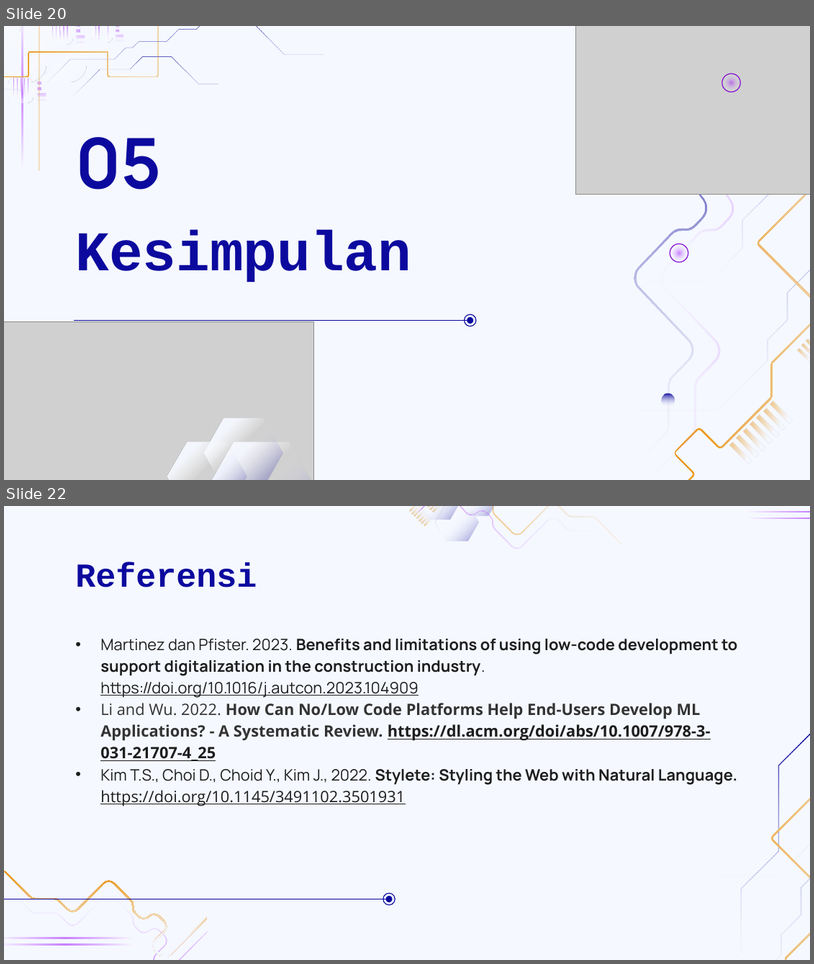
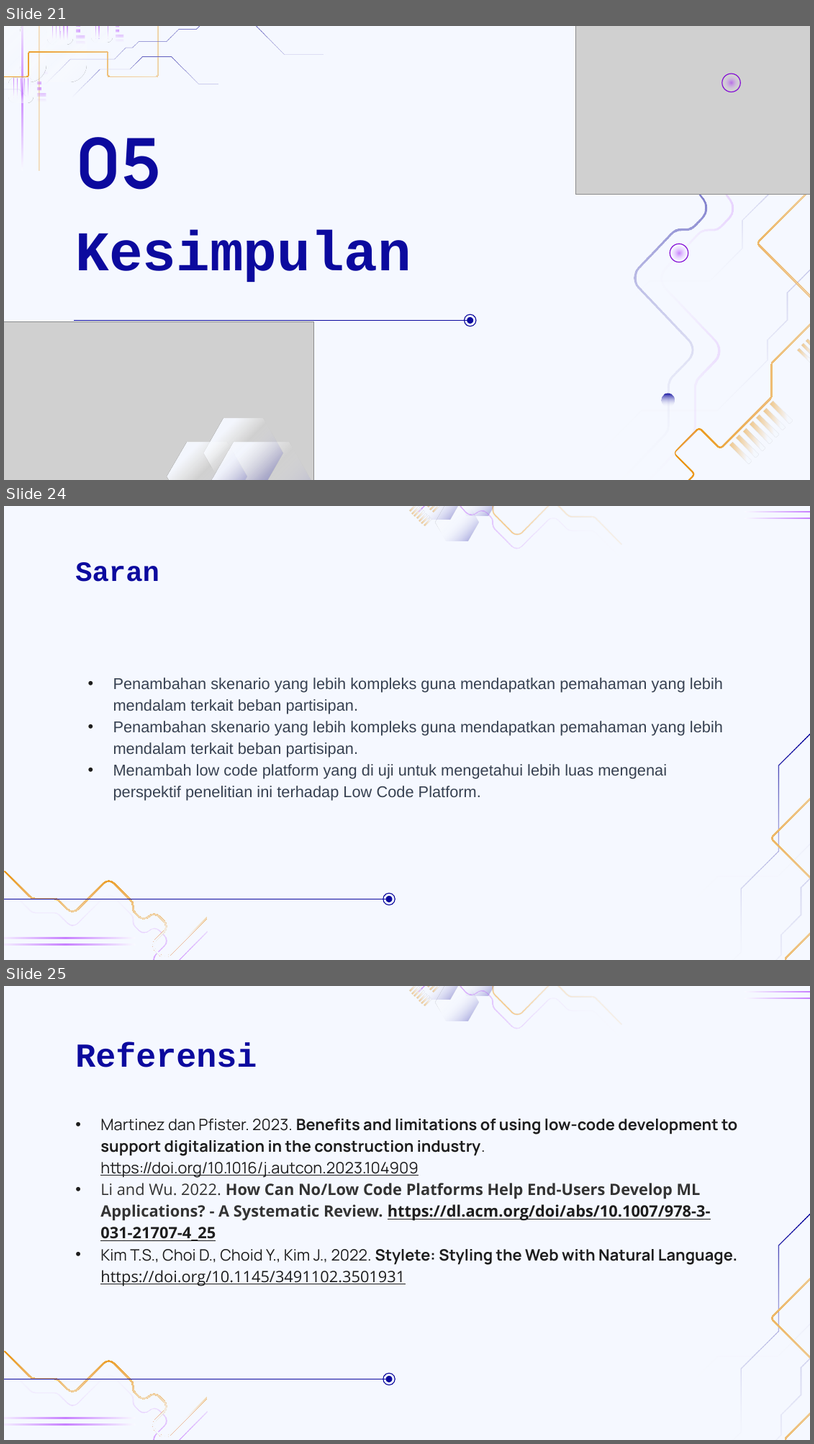
Before and after one commit to tdimk2023p/final-project-nrahmatd, a slide deck: Power Point/Low Code Platform for Improve Human Interaction.pptx. Shown one above the other, each under a label of ours: slides 20 and 22 before the commit, slides 21, 24 and 25 after it; the slides between them are not shown. The pictures are 814x964 and 814x1444 pixels, drawn with LibreOffice and Linux fonts; fonts in the diff are those of the drawing; grey boxes stand for pictures; background and template pictures are left out. Boxes give left, top, right and bottom in pixels: in the first picture for what was removed or moved away, otherwise in the second. Text is boxed around its words. In the diff, an @@ line names an element or a change of style, - is before the commit and + after.

```diff
--- a/Power Point/Low Code Platform for Improve Human Interaction.pptx
+++ b/Power Point/Low Code Platform for Improve Human Interaction.pptx
@@ slide 24 added at (4, 506, 810, 960), background #F5F8FF; not listed: 23 template elements that a slide beside it also shows @@
@@ title added at (75, 562, 160, 582), 25 pt, text #0C0A9E, bold @@
+Saran
@@ subtitle added at (113, 677, 723, 800), 14 pt, text #374151 @@
+• Penambahan skenario yang lebih kompleks guna mendapatkan pemahaman yang lebih mendalam terkait beban partisipan.
+• Penambahan skenario yang lebih kompleks guna mendapatkan pemahaman yang lebih mendalam terkait beban partisipan.
+• Menambah low code platform yang di uji untuk mengetahui lebih luas mengenai perspektif penelitian ini terhadap Low Code Platform.
@@ group added at (4, 870, 395, 960): 2 freeform shapes, 2 ellipses, 1 line @@
@@ what was slide 20 is now slide 21 @@
@@ what was slide 22 is now slide 25 @@
```
Also in this commit, not shown: 8 slides changed, 4 other slides added, 2 slides removed, 4 other files.
